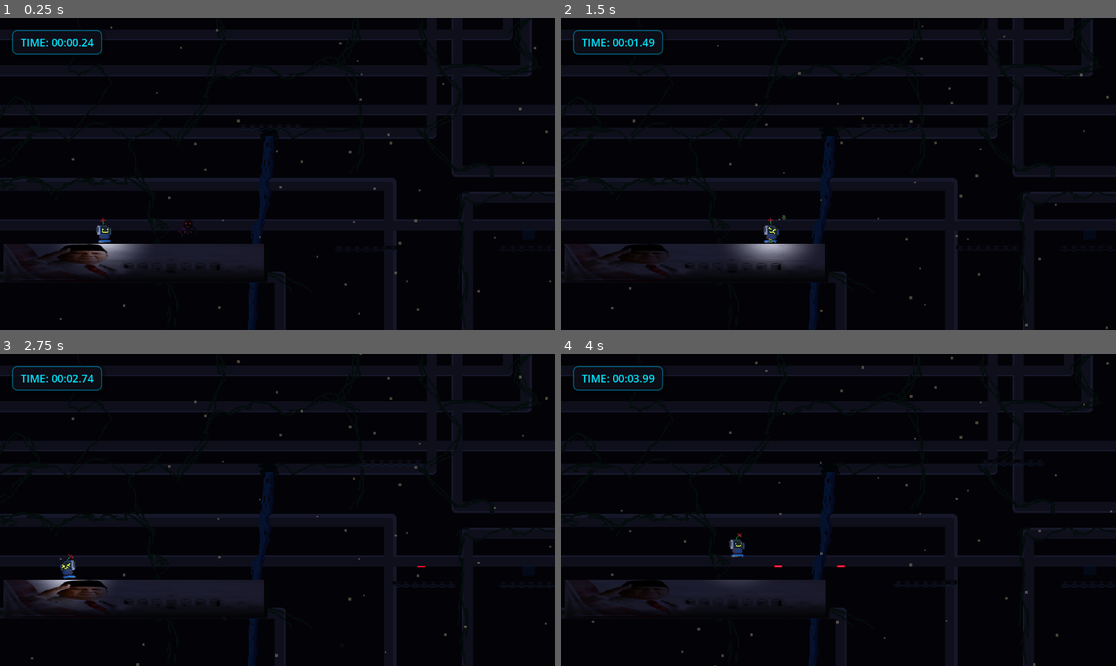
Above: before the commit, frames 1-4 (two rows, left to right).
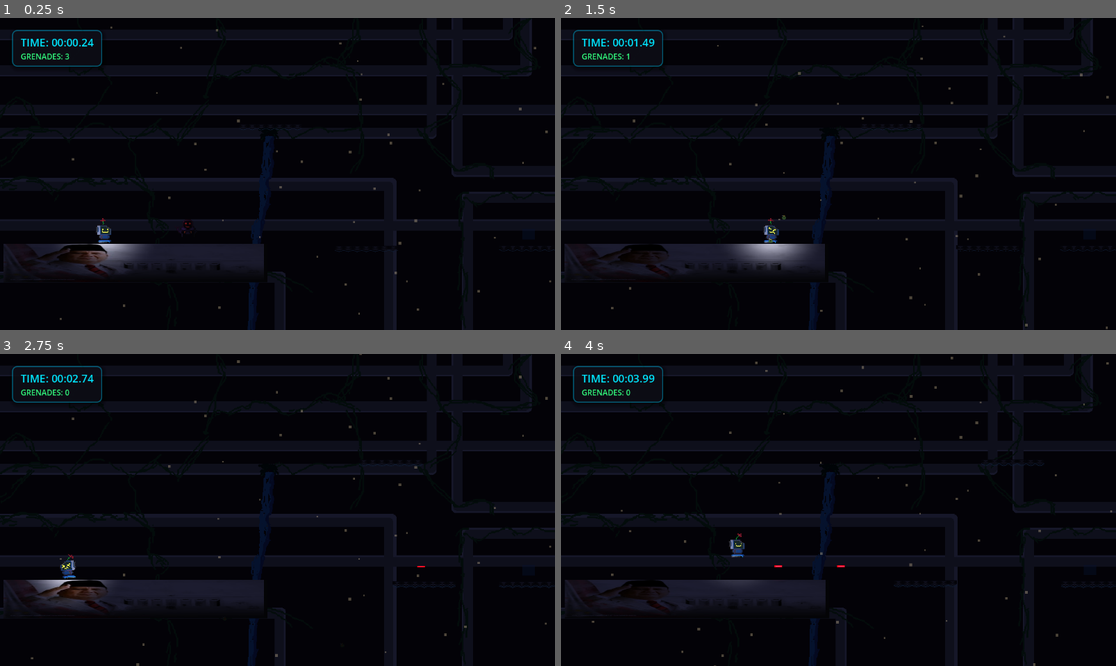
Above: after the commit, the same moments.

Repository: rafiathallah3/Reverse-Poppy
Game: Godot game, scene res://game_manager.tscn
Same seed, same stepped clock (60 frames per second), same inputs: the game is played once before the commit and once after it.
Inputs (mouse positions are in pixels of both pictures, inside the frame that each line leads up to):
- Up to frame 1 (0.25 s): no input
- Up to frame 2 (1.5 s): tap Enter at 0.5 s; move the mouse to (960, 158) at 0.52 s; hold F (grenade) 0.53-1.28 s; hold D (move_right) from 0.53 s (still down); click (960, 158) at 0.67 s; tap Space (jump) at 0.77 s; move the mouse to (727, 189) at 1.27 s; tap F (grenade) at 1.35 s
- Up to frame 3 (2.75 s): tap Space (jump) at 1.52 s; move the mouse to (333, 441) at 2.02 s; release D (move_right) at 2.03 s; hold A (move_left) from 2.03 s (still down); hold E (shoot) from 2.03 s (still down); tap F (grenade) at 2.3 s
- Up to frame 4 (4 s): move the mouse to (810, 572) at 2.77 s; release A (move_left) at 2.78 s; release E (shoot) at 2.78 s; hold D (move_right) from 2.78 s (still down); tap Enter at 2.85 s; click (810, 572) at 2.92 s; tap Space (jump) at 3.02, 3.77 s; tap F (grenade) at 3.05 s; move the mouse to (1005, 556) at 3.52 s; hold F (grenade) from 3.53 s (still down); tap Keypad Enter at 3.6 s

The runs differ from the first frame. In frame 1, 0.2% of the frame differs, in the area x 2-19%, y 10-16%; in frame 2, 0.2%; in frame 3, 0.3%; in frame 4, 0.3%.

Commit message:
feat: adding count granade text

Diff:
--- a/scripts/scene_transition.gd
+++ b/scripts/scene_transition.gd
@@ -7,6 +7,7 @@
 var canvas_layer: CanvasLayer
 var timer_panel: PanelContainer
 var timer_label: Label
+var grenade_label: Label
 var black_overlay: ColorRect
 
 func _ready() -> void:
@@ -60,6 +61,11 @@
 	margin_container.add_theme_constant_override("margin_bottom", 8)
 	timer_panel.add_child(margin_container)
 
+	# VBoxContainer to stack Timer and Grenade counter vertically
+	var vbox = VBoxContainer.new()
+	vbox.add_theme_constant_override("separation", 2)
+	margin_container.add_child(vbox)
+
 	# Label for modern digital stopwatch text
 	timer_label = Label.new()
 	timer_label.name = "TimerLabel"
@@ -68,7 +74,15 @@
 	timer_label.add_theme_color_override("font_color", Color(0.0, 0.9, 1.0)) # Bright glowing cyan
 	# Set pivot to center for the win-animation scale effect
 	timer_label.pivot_offset = Vector2(70, 15)
-	margin_container.add_child(timer_label)
+	vbox.add_child(timer_label)
+
+	# Label for grenade counter
+	grenade_label = Label.new()
+	grenade_label.name = "GrenadeLabel"
+	grenade_label.text = "GRENADES: 3"
+	grenade_label.add_theme_font_size_override("font_size", 16)
+	grenade_label.add_theme_color_override("font_color", Color(0.2, 1.0, 0.5)) # Bright glowing neon green
+	vbox.add_child(grenade_label)
 
 func reset_overlay_position() -> void:
 	var viewport_size = get_viewport().get_visible_rect().size
@@ -79,6 +93,7 @@
 	if is_timer_running:
 		elapsed_time += delta
 		update_timer_text()
+	update_grenade_counter()
 
 func update_timer_text() -> void:
 	if not timer_label:
@@ -87,6 +102,24 @@
 	var seconds = int(elapsed_time) % 60
 	var centiseconds = int((elapsed_time - int(elapsed_time)) * 100)
 	timer_label.text = "TIME: %02d:%02d.%02d" % [minutes, seconds, centiseconds]
+
+func update_grenade_counter() -> void:
+	if not grenade_label:
+		return
+
+	var current_scene = get_tree().current_scene
+	if not current_scene:
+		grenade_label.text = "GRENADES: --"
+		return
+
+	var player = current_scene.get_node_or_null("Player")
+	if not player:
+		player = current_scene.get_node_or_null("Player (Testing)")
+
+	if player and "grenades" in player:
+		grenade_label.text = "GRENADES: %d" % player.grenades
+	else:
+		grenade_label.text = "GRENADES: --"
 
 func complete_level() -> void:
 	if not is_timer_running:
@@ -137,11 +170,12 @@
 	# Wait for the scene change to register and instantiate
 	await get_tree().process_frame
 
-	# Reset timer and UI state back to default cyan
+	# Reset timer and UI state back to default cyan/green
 	elapsed_time = 0.0
 	is_timer_running = true
 	timer_label.scale = Vector2.ONE
 	timer_label.add_theme_color_override("font_color", Color(0.0, 0.9, 1.0))
+	grenade_label.add_theme_color_override("font_color", Color(0.2, 1.0, 0.5))
 	if style_box:
 		style_box.border_color = Color(0.0, 0.8, 1.0, 0.45)
 
